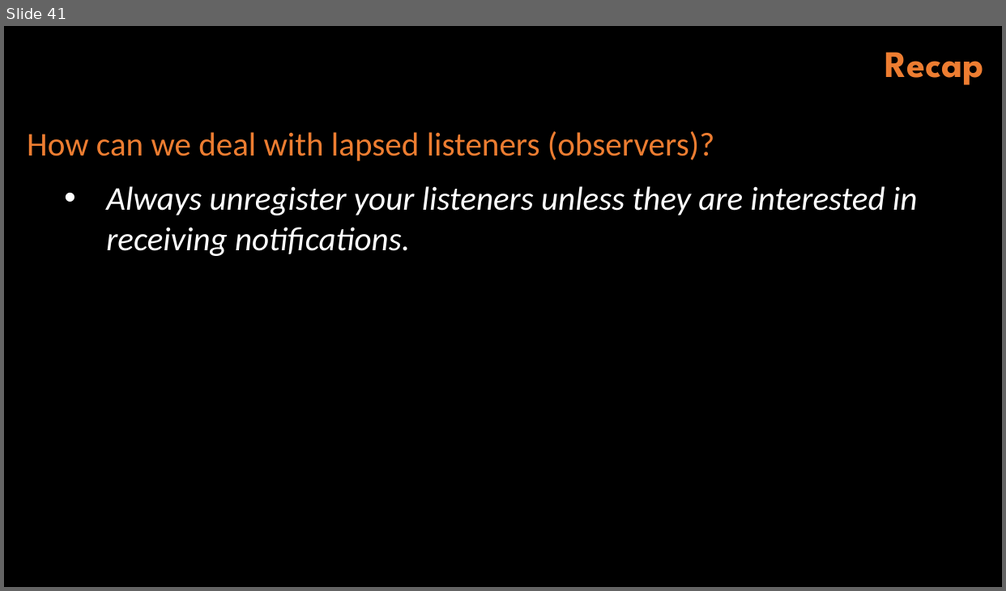
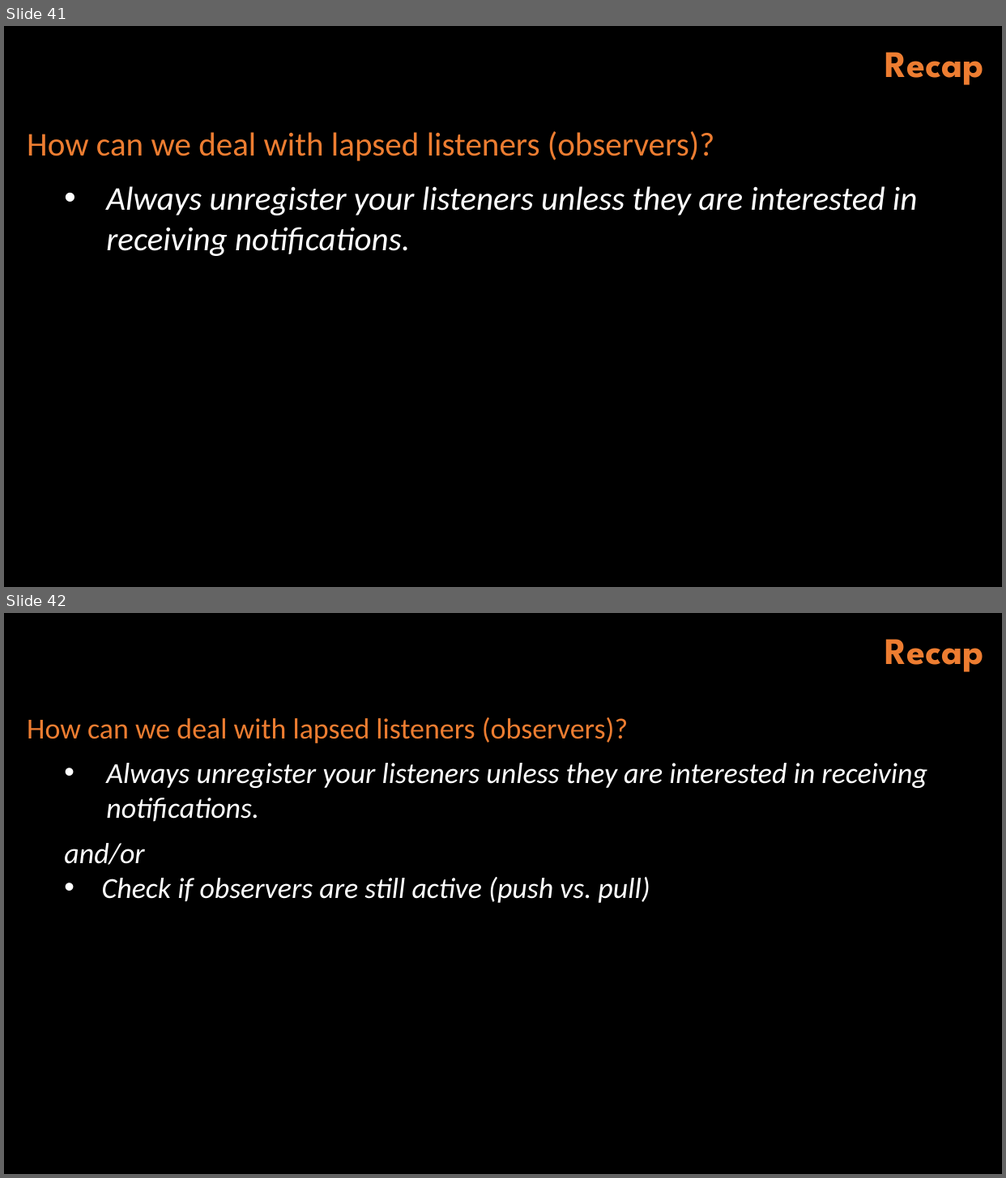
Before and after one commit to szabogabriel/DesignPatterns, a slide deck: Presentations/08 - Design Patterns - References.pptx. Shown one above the other, each under a label of ours: slide 41 before the commit, slides 41 and 42 after it. The pictures are 1006x591 and 1006x1178 pixels, drawn with LibreOffice and Linux fonts; fonts in the diff are those of the drawing; background and template pictures are left out. Boxes give left, top, right and bottom in pixels: in the first picture for what was removed or moved away, otherwise in the second. Text is boxed around its words. In the diff, an @@ line names an element or a change of style, - is before the commit and + after.

```diff
--- a/Presentations/08 - Design Patterns - References.pptx
+++ b/Presentations/08 - Design Patterns - References.pptx
@@ slide 42 added at <box>4,613,1002,1174</box>, background #000000 @@
@@ text added at <box>884,639,983,672</box>, 36 pt, text #ED7D31, bold @@
+Recap
@@ text added at <box>27,717,927,903</box>, 28 pt, text #FFFFFF, italic @@
+How can we deal with lapsed listeners (observers)?
+  • Always unregister your listeners unless they are interested in receiving notifications.
+  and/or
+  • Check if observers are still active (push vs. pull)
```
Also in this commit, not shown: 4 slides changed, 7 other files.
